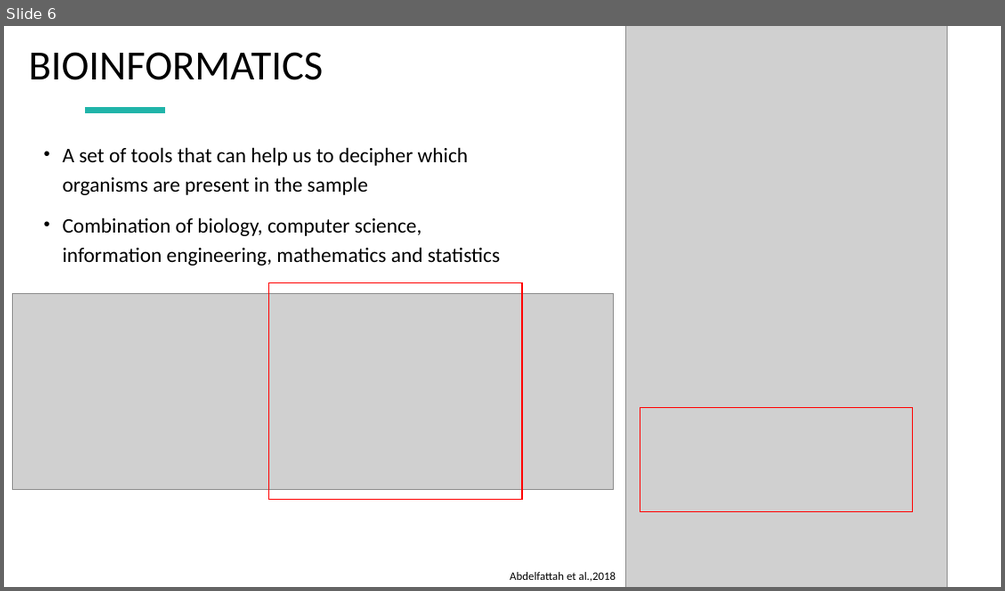
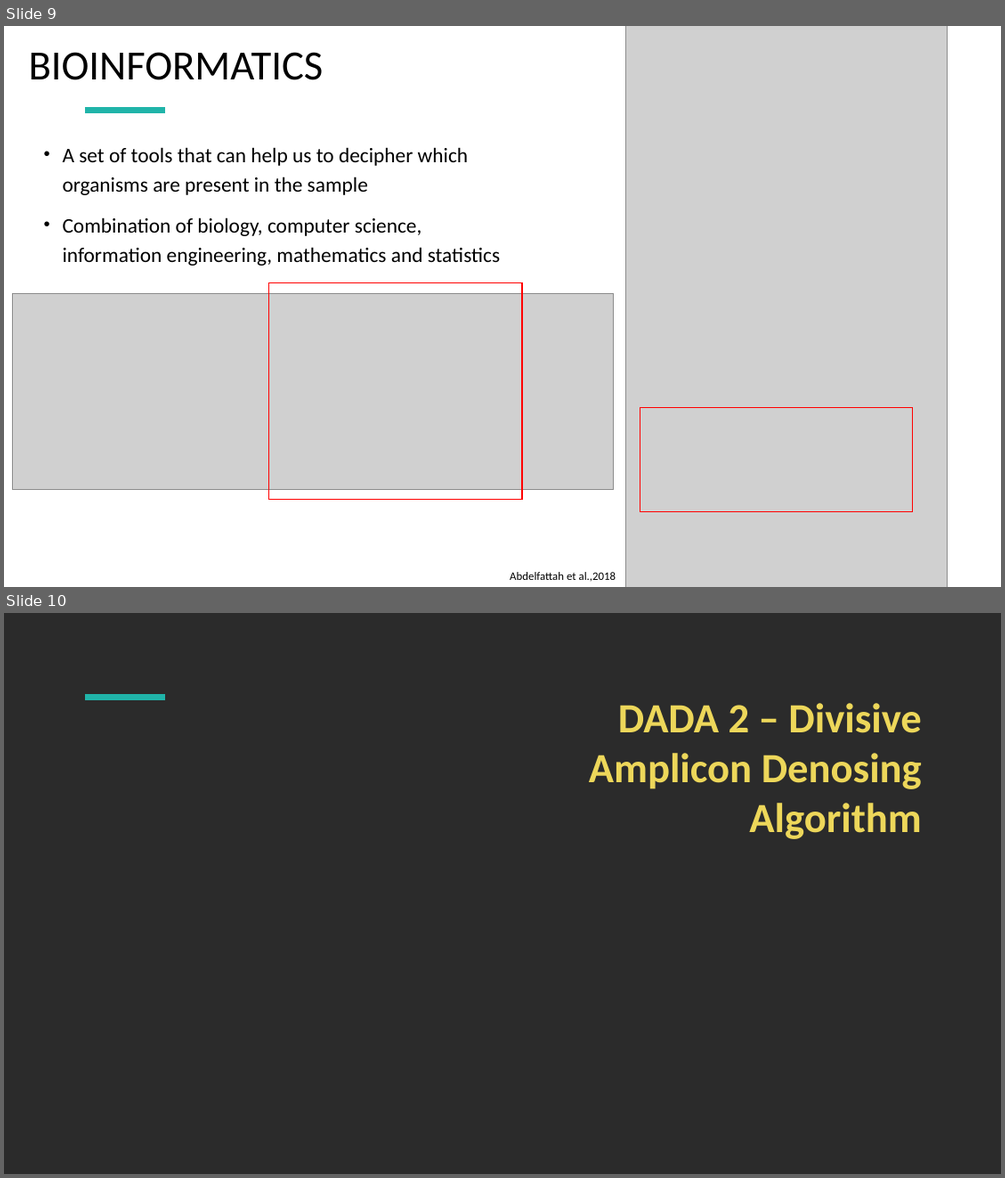
Before and after one commit to CheshtaaChitkara/AB327-827, a slide deck: Lecture/BIOINFORMATICS AND DADA 2.pptx. Shown one above the other, each under a label of ours: slide 6 before the commit, slides 9 and 10 after it. The pictures are 1005x591 and 1005x1178 pixels, drawn with LibreOffice and Linux fonts; fonts in the diff are those of the drawing; grey boxes stand for pictures; background and template pictures are left out; a plain dark background stands for a picture behind light text. Boxes give left, top, right and bottom in pixels: in the first picture for what was removed or moved away, otherwise in the second. Text is boxed around its words. In the diff, an @@ line names an element or a change of style, - is before the commit and + after.

```diff
--- a/Lecture/BIOINFORMATICS AND DADA 2.pptx
+++ b/Lecture/BIOINFORMATICS AND DADA 2.pptx
@@ slide 10 added at (x1=4, y1=613, x2=1001, y2=1174), background picture (left out); not listed: 1 template element that a slide beside it also shows @@
@@ title added at (x1=589, y1=703, x2=922, y2=839), 40 pt, text #EDD75A, bold @@
+DADA 2 – Divisive Amplicon Denosing Algorithm
@@ what was slide 6 is now slide 9 @@
```
Also in this commit, not shown: 9 slides changed, 4 other slides added, 2 slides removed.
